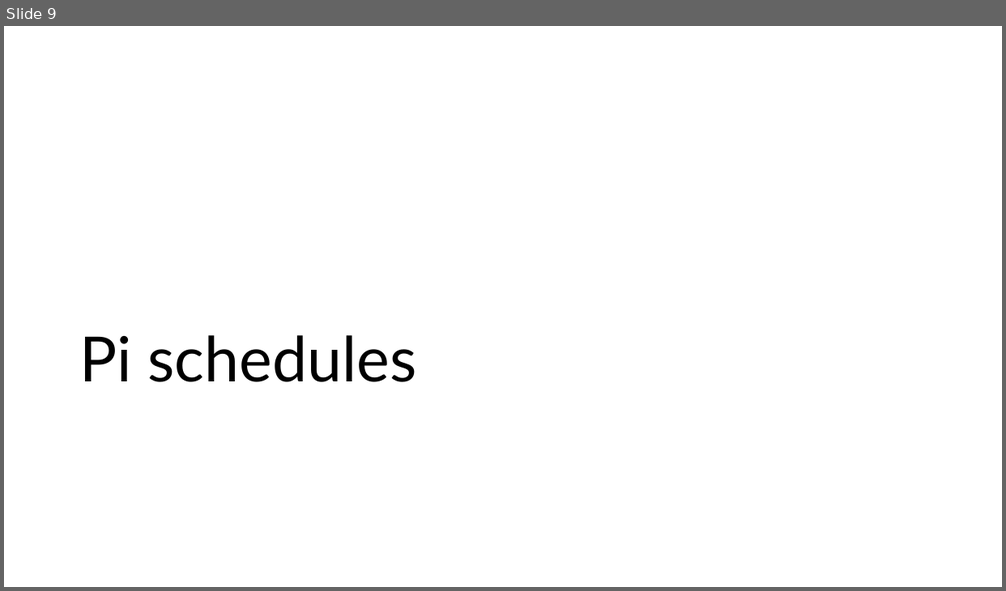
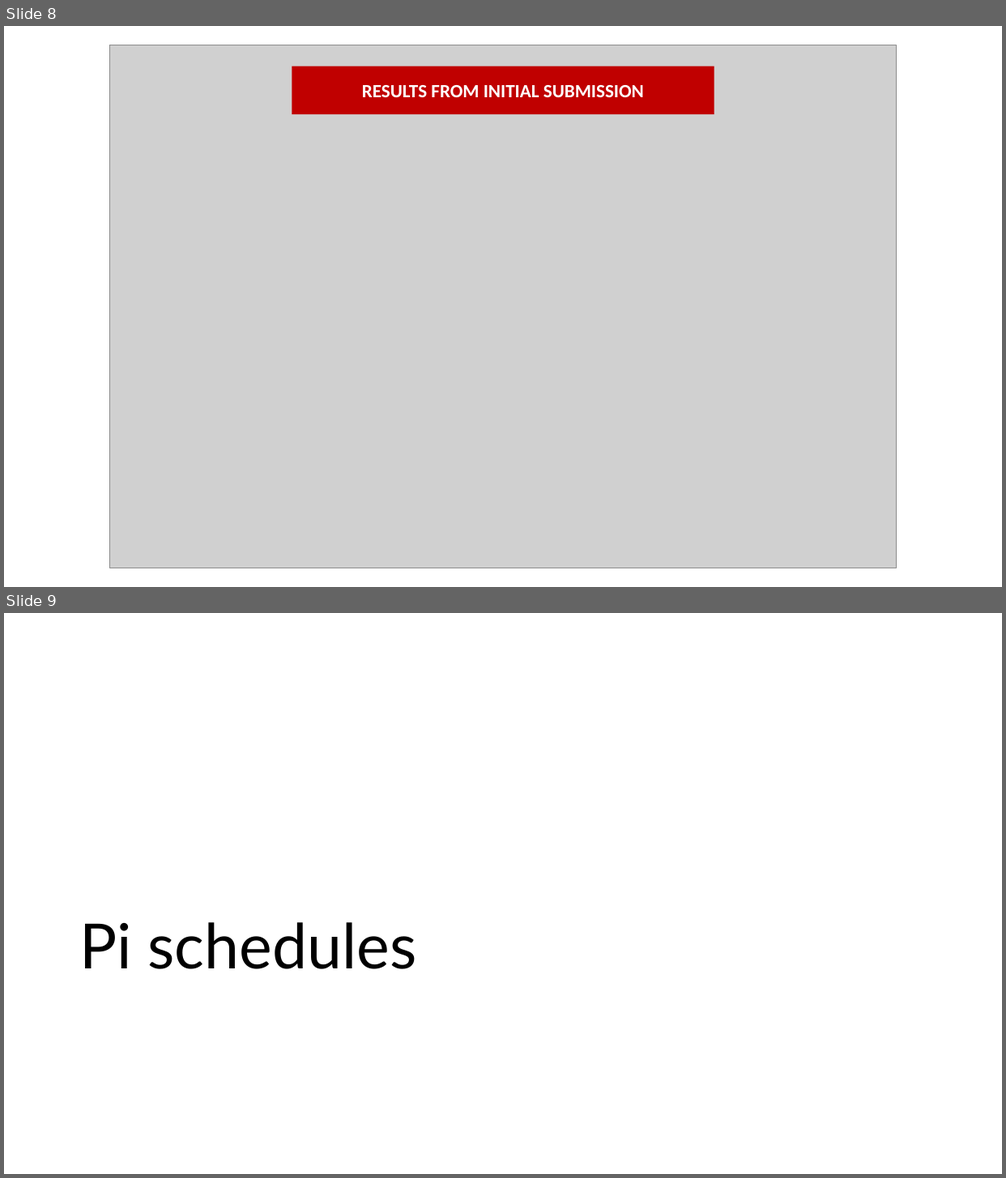
Before and after one commit to maxsal/science_revision, a slide deck: slides/meeting_20210819.pptx. Shown one above the other, each under a label of ours: slide 9 before the commit, slides 8 and 9 after it. The pictures are 1006x591 and 1006x1178 pixels, drawn with LibreOffice and Linux fonts; fonts in the diff are those of the drawing; grey boxes stand for pictures. Boxes give left, top, right and bottom in pixels: in the first picture for what was removed or moved away, otherwise in the second. Text is boxed around its words. In the diff, an @@ line names an element or a change of style, - is before the commit and + after.

```diff
--- a/slides/meeting_20210819.pptx
+++ b/slides/meeting_20210819.pptx
@@ slide 8 added at bbox=[4, 26, 1002, 587], background #FFFFFF @@
@@ picture added at bbox=[110, 45, 897, 569] @@
@@ rectangle added at bbox=[292, 66, 714, 114], fill #C00000, 18 pt, text #FFFFFF, bold @@
+RESULTS FROM INITIAL SUBMISSION
```
Also in this commit, not shown: 1 slide removed, 4 other files.
